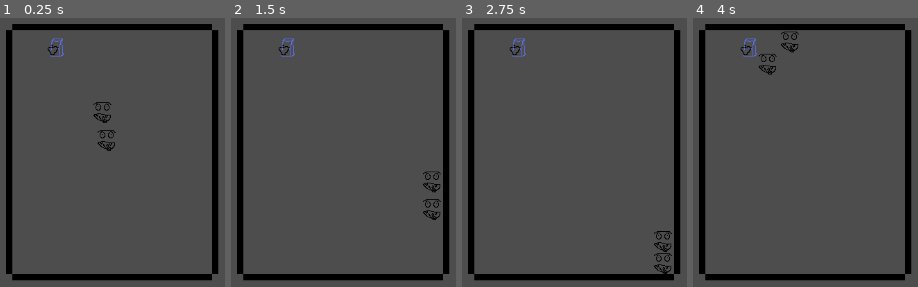
Above: before the commit, frames 1-4 (left to right).
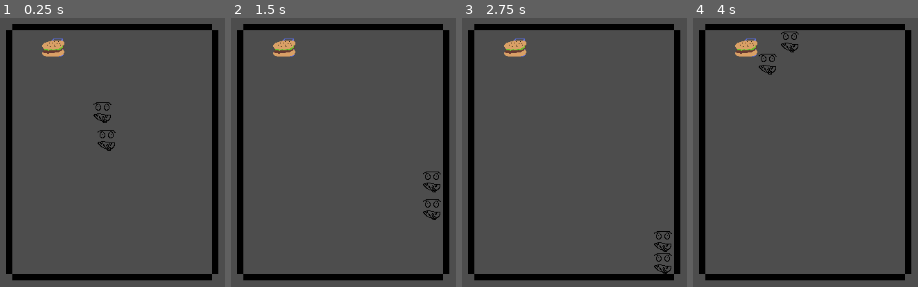
Above: after the commit, the same moments.

Repository: QuFafaulu/game-jam-2026
Game: Godot game, scene res://main.tscn
The game is run twice, just before and just after one commit, with the same random seed, the same clock (stepped at 60 frames per second) and the same inputs.
Inputs:
- Up to frame 1 (0.25 s): no input
- Up to frame 2 (1.5 s): tap Enter at 0.5 s; hold D (move_right) 0.53-1.28 s; tap Space (interact) at 0.6, 1.25, 1.35 s; hold S (move_down) from 1.28 s (still down)
- Up to frame 3 (2.75 s): tap Enter at 2 s; release S (move_down) at 2.03 s; hold D (move_right) from 2.03 s (still down); tap Space (interact) at 2.1 s
- Up to frame 4 (4 s): tap Space (interact) at 2.75, 2.85, 3.6 s; release D (move_right) at 2.78 s; hold W (move_up) 2.78-3.53 s; hold A (move_left) from 3.53 s (still down)

The runs differ from the first frame. In frame 1, 0.6% of the frame differs, in the area x 18-29%, y 8-15%; in frame 2, 0.6%; in frame 3, 0.6%; in frame 4, 0.6%.

Commit message:
New multi-food feature, borgir

Diff:
--- a/chef.gd
+++ b/chef.gd
@@ -6,6 +6,7 @@
 var carried_item: Sprite2D
 
 signal is_interacting
+signal drop
 
 func get_input():
 	var input_dir: Vector2
@@ -24,4 +25,9 @@
 func pick_up_item(item: Sprite2D):
 	add_child(item)
 	item.move_local_y(-20)
+	if not carried_item == null:
+		var position = carried_item.global_position
+		print("Threw away something")
+		remove_child(carried_item)
+		drop.emit(carried_item, position)
 	carried_item = item
--- a/fridge.gd
+++ b/fridge.gd
@@ -2,19 +2,17 @@
 
 @onready var sprite := $Sprite
 @onready var fridge_interact := $FridgeInteract
+@onready var inventory := $Inventory
 
-@onready var apple := $Apple
-
-signal give_item
-
-
-func _ready():
-	fridge_interact.connect("interacted_with", _on_interaction)
-
-func _on_interaction():
+func interact():
+	var contents: Array[Node]
 	sprite.frame = 1
-	remove_child(apple)
-	give_item.emit(apple)
+	contents = inventory.get_children()
+	if not contents.is_empty():
+		inventory.remove_child(contents[0])
+		return [contents[0]]
+	else:
+		return []
 
 func _on_fridge_interact_body_exited(body: Node2D) -> void:
 	# If all interactive entities have left the interaction zone, close the fridge
--- a/fridge.tscn
+++ b/fridge.tscn
@@ -1,9 +1,10 @@
-[gd_scene load_steps=10 format=3 uid="uid://djfj45rumfdue"]
+[gd_scene load_steps=11 format=3 uid="uid://djfj45rumfdue"]
 
 [ext_resource type="Script" uid="uid://b0kh67nali4jj" path="res://fridge.gd" id="1_e6sfw"]
 [ext_resource type="Texture2D" uid="uid://e5l41pca0c0e" path="res://Fridge.png" id="2_e6sfw"]
 [ext_resource type="Script" uid="uid://eqgvtfybgufp" path="res://interaction_zone.gd" id="3_e6sfw"]
 [ext_resource type="Texture2D" uid="uid://dc3ulotf8bbdv" path="res://Apple.png" id="4_gk71u"]
+[ext_resource type="Texture2D" uid="uid://2ve2yg5nvafs" path="res://Borgir.png" id="5_6ofhc"]
 
 [sub_resource type="AtlasTexture" id="AtlasTexture_gk71u"]
 atlas = ExtResource("2_e6sfw")
@@ -46,15 +47,21 @@
 position = Vector2(3, -3)
 shape = SubResource("RectangleShape2D_2t0b2")
 
-[node name="FridgeInteract" type="Area2D" parent="."]
+[node name="FridgeInteract" type="Area2D" parent="." node_paths=PackedStringArray("connected_object")]
 position = Vector2(5, 14)
 script = ExtResource("3_e6sfw")
+connected_object = NodePath("..")
 metadata/_custom_type_script = "uid://eqgvtfybgufp"
 
 [node name="CollisionShape2D" type="CollisionShape2D" parent="FridgeInteract"]
 shape = SubResource("RectangleShape2D_gk71u")
 
-[node name="Apple" type="Sprite2D" parent="."]
+[node name="Inventory" type="Node2D" parent="."]
+
+[node name="Apple" type="Sprite2D" parent="Inventory"]
 texture = ExtResource("4_gk71u")
 
+[node name="Borgir" type="Sprite2D" parent="Inventory"]
+texture = ExtResource("5_6ofhc")
+
 [connection signal="body_exited" from="FridgeInteract" to="." method="_on_fridge_interact_body_exited"]
--- a/interactable_object.gd
+++ b/interactable_object.gd
@@ -1,5 +1,5 @@
 class_name InteractableObject
 extends Node2D
 
-func _on_interaction():
+func interact():
 	print("NOOOOOO")
--- a/interaction_zone.gd
+++ b/interaction_zone.gd
@@ -1,7 +1,8 @@
 class_name InteractionZone
 extends Area2D
 
+@export var connected_object: InteractableObject
 signal interacted_with
 
 func interact():
-	interacted_with.emit()
+	return connected_object.interact()
--- a/stage.gd
+++ b/stage.gd
@@ -3,9 +3,14 @@
 @onready var chef = $Chef
 
 func _on_chef_is_interacting(zones):
+	var aquired_items
 	if not zones.is_empty():
-		zones[0].interact()
+		aquired_items = zones[0].interact()
+		if not aquired_items.is_empty():
+			chef.pick_up_item(aquired_items[0])
 
 
-func _on_fridge_give_item(item) -> void:
-	chef.pick_up_item(item) # Replace with function body.
+func _on_chef_drop(item: Sprite2D, position: Vector2) -> void:
+	add_child(item)
+	item.global_position = position
+	print(item)
--- a/stage.tscn
+++ b/stage.tscn
@@ -44,5 +44,5 @@
 [node name="Fridge" parent="Interactable_objects" instance=ExtResource("5_16g40")]
 position = Vector2(443, 125)
 
+[connection signal="drop" from="Chef" to="." method="_on_chef_drop"]
 [connection signal="is_interacting" from="Chef" to="." method="_on_chef_is_interacting"]
-[connection signal="give_item" from="Interactable_objects/Fridge" to="." method="_on_fridge_give_item"]
Binary file added: Borgir.png
Not shown, added: Borgir.png.import
